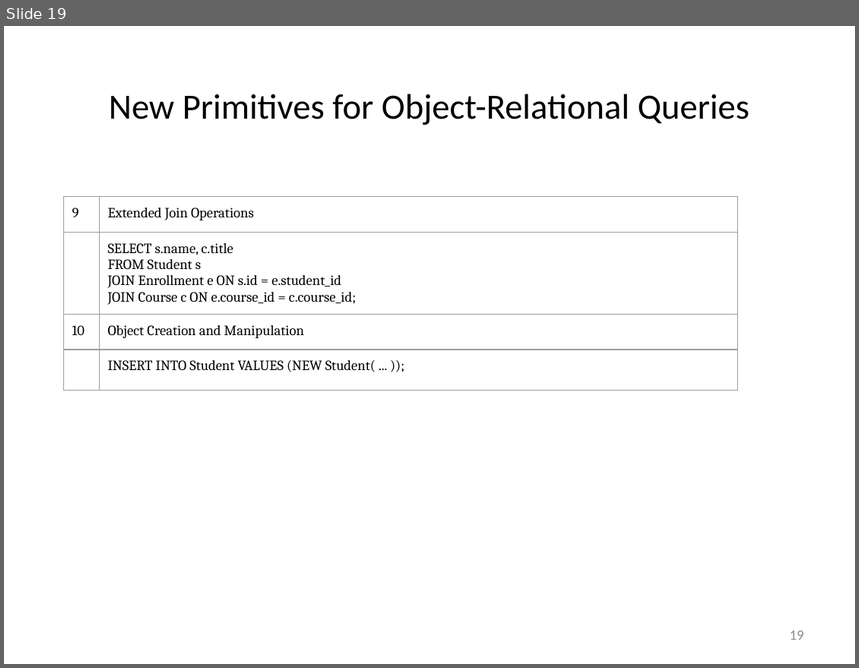
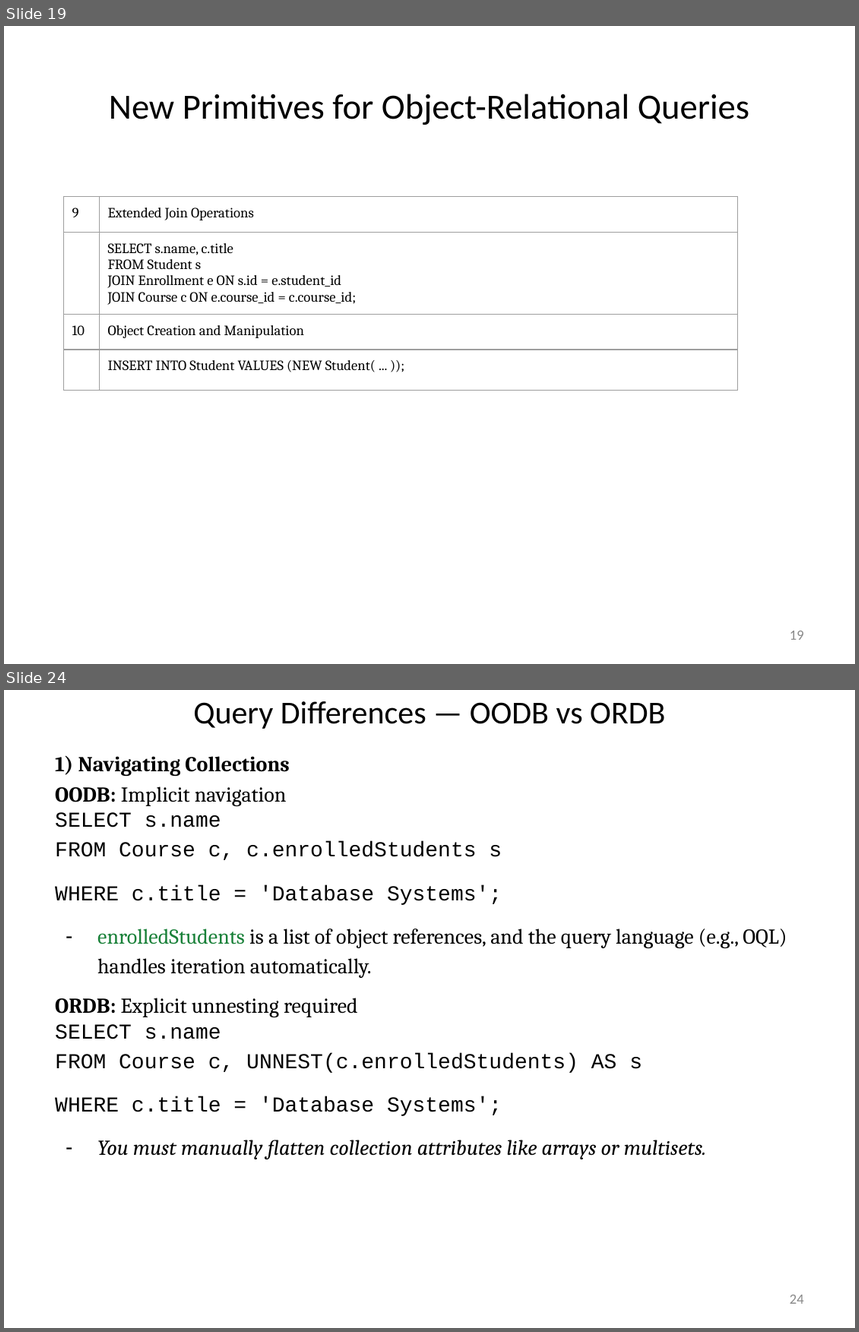
Before and after one commit to rizveeredwan/course-contents, a slide deck: CSE-3104/Slides/Introduction_to_modern_databases.pptx. Shown one above the other, each under a label of ours: slide 19 before the commit, slides 19 and 24 after it; the slides between them are not shown. The pictures are 859x668 and 859x1332 pixels, drawn with LibreOffice and Linux fonts; fonts in the diff are those of the drawing. Boxes give left, top, right and bottom in pixels: in the first picture for what was removed or moved away, otherwise in the second. Text is boxed around its words. In the diff, an @@ line names an element or a change of style, - is before the commit and + after.

```diff
--- a/CSE-3104/Slides/Introduction_to_modern_databases.pptx
+++ b/CSE-3104/Slides/Introduction_to_modern_databases.pptx
@@ slide 24 added at box(4, 690, 855, 1328), background #FFFFFF @@
@@ title added at box(193, 701, 665, 729), 27 pt, text #000000 @@
+Query Differences — OODB vs ORDB
@@ text added at box(55, 755, 787, 1160), 18 pt, text #000000 @@
+1) Navigating Collections
+OODB: Implicit navigation
+SELECT s.name
+FROM Course c, c.enrolledStudents s
+WHERE c.title = 'Database Systems';
+– enrolledStudents is a list of object references, and the query language (e.g., OQL) handles iteration automatically.
+ORDB: Explicit unnesting required
+SELECT s.name
+FROM Course c, UNNEST(c.enrolledStudents) AS s
+WHERE c.title = 'Database Systems';
+– You must manually flatten collection attributes like arrays or multisets.
@@ page number added at box(790, 1295, 804, 1304), 12 pt, text #888888 @@
+24
```
Also in this commit, not shown: 6 slides changed, 12 other slides added, 7 slides removed.
